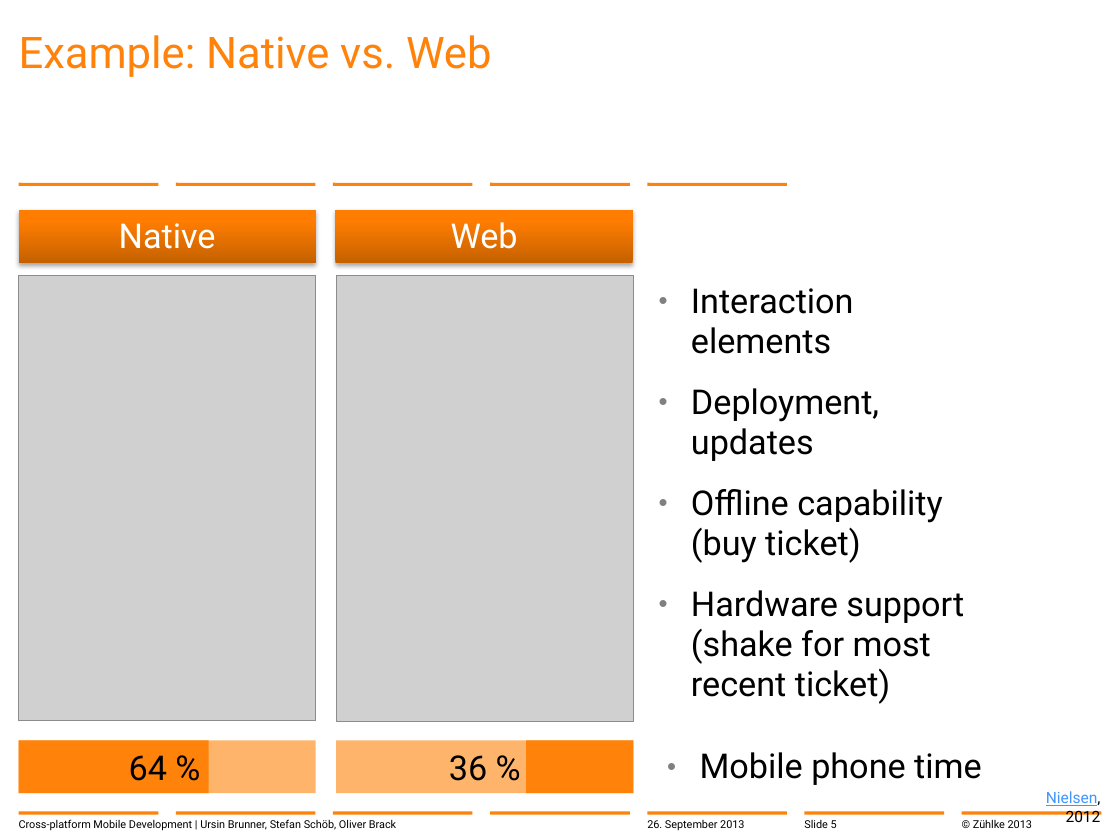
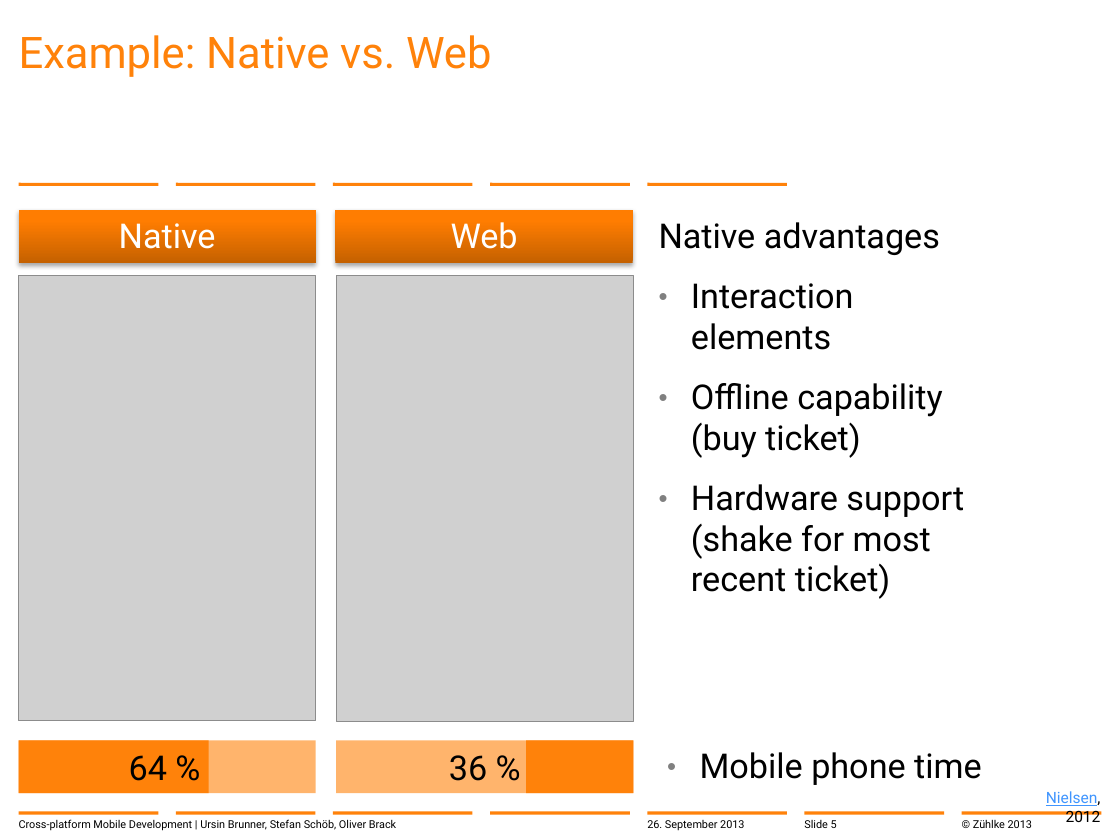
Before and after one commit to brunnurs/zxm, a slide deck: slide 5 of docs/13-09-26 Cross-platform mobile development with C#.pptx. Drawn at 1120x840 pixels with LibreOffice and Linux fonts; fonts in the diff are those of the drawing; grey boxes stand for pictures; background and template pictures are left out. Boxes give left, top, right and bottom in pixels: in the first picture for what was removed or moved away, otherwise in the second. Text is boxed around its words. In the diff, an @@ line names an element or a change of style, - is before the commit and + after.

Commit message:
Slides updated

```diff
--- a/docs/13-09-26 Cross-platform mobile development with C#.pptx
+++ b/docs/13-09-26 Cross-platform mobile development with C#.pptx
@@ text "Native advantages": place and size @@
-text "Native advantages" at bbox=[691, 288, 964, 704]
+text "Native advantages" at bbox=[659, 222, 964, 599]
@@ text at bbox=[659, 222, 940, 255]: paragraph added @@
+Native advantages
@@ text at bbox=[691, 388, 879, 461]: paragraph removed @@
-  • Deployment, updates
```
Also in this commit, not shown: 1 other slide changed.
